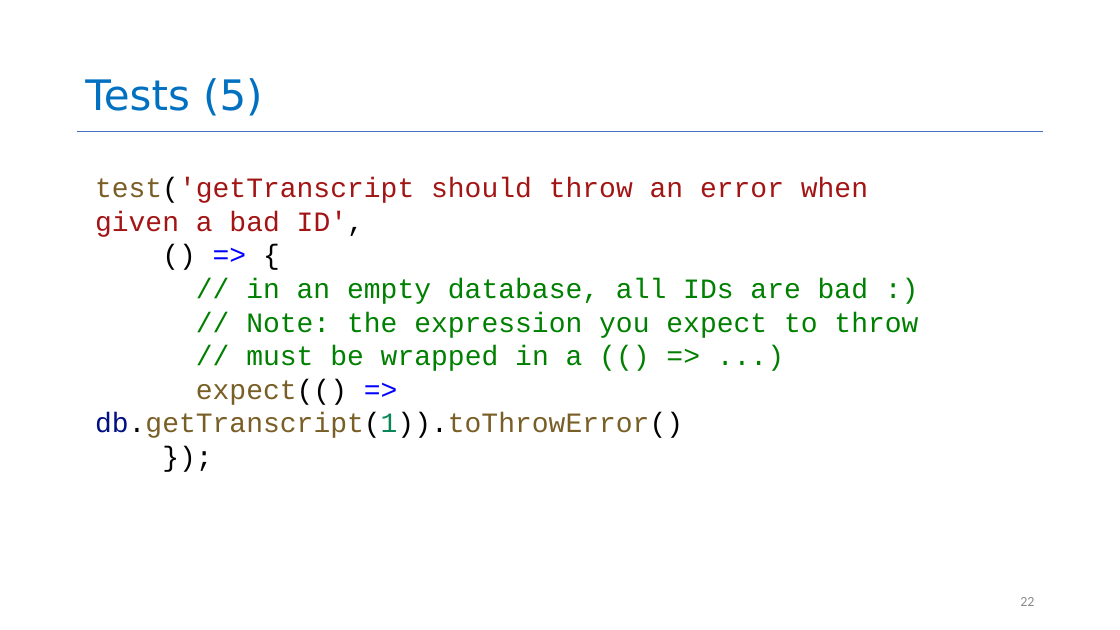
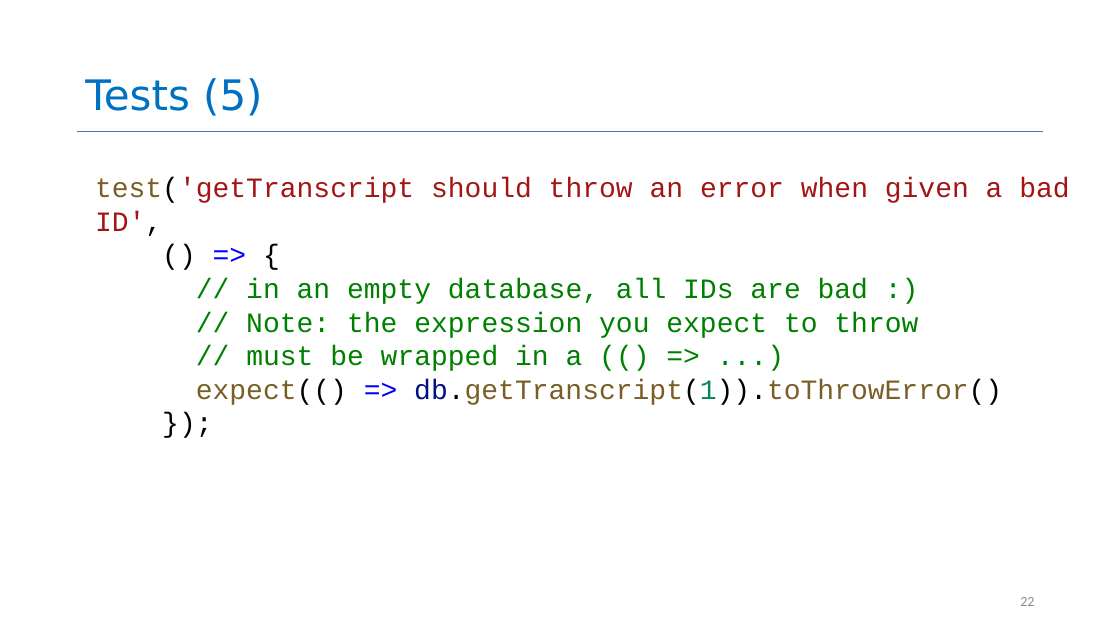
Before and after one commit to neu-se/CS4530-Spring-2023, a slide deck: slide 22 of Slides/Module 02 From Requirements to Code.pptx. Drawn at 1120x630 pixels with LibreOffice and Linux fonts; fonts in the diff are those of the drawing. Boxes give left, top, right and bottom in pixels: in the first picture for what was removed or moved away, otherwise in the second. Text is boxed around its words. In the diff, an @@ line names an element or a change of style, - is before the commit and + after.

```diff
--- a/Slides/Module 02 From Requirements to Code.pptx
+++ b/Slides/Module 02 From Requirements to Code.pptx
@@ text "test('getTranscript should throw an error ..." rewrapped from <box>95,177,918,438</box> to <box>95,177,1069,405</box> @@
```
Also in this commit, not shown: 1 other slide changed, 1 other file.
